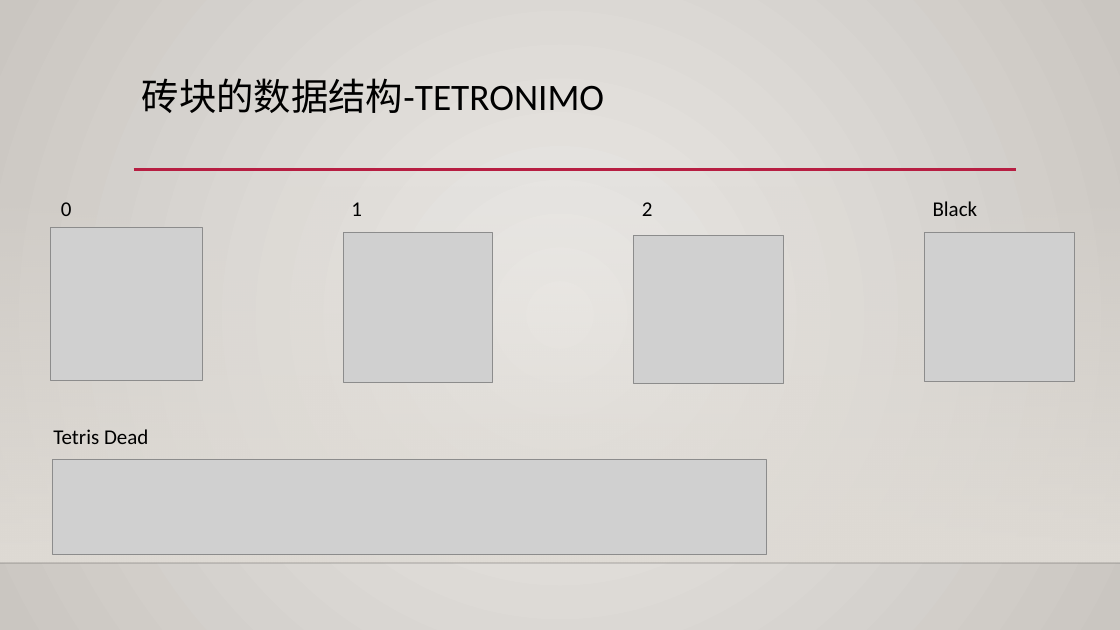
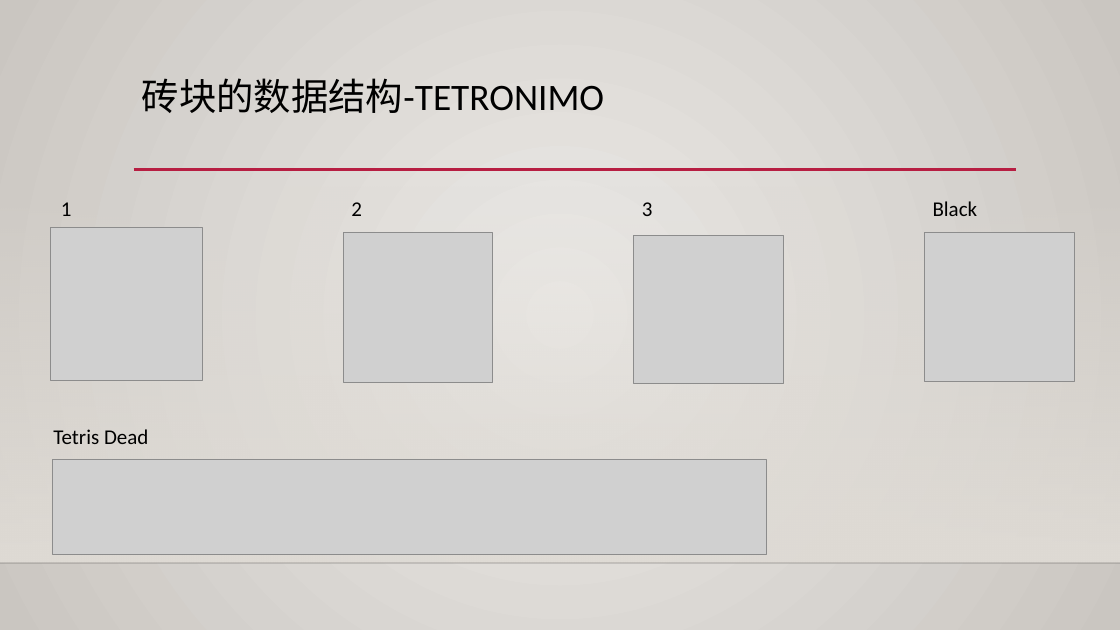
Before and after one commit to batermj/kids_coding_campaign, a slide deck: slide 8 of steam/technology/computer_sciences/programming_languages/scratch/season01/level03/lesson08/presentation_tetris_design2023apr16.pptx. Drawn at 1120x630 pixels with LibreOffice and Linux fonts; fonts in the diff are those of the drawing; grey boxes stand for pictures; background and template pictures are left out. Boxes give left, top, right and bottom in pixels: in the first picture for what was removed or moved away, otherwise in the second. Text is boxed around its words. In the diff, an @@ line names an element or a change of style, - is before the commit and + after.

Commit message:
presentation for lesson09

```diff
--- a/steam/technology/computer_sciences/programming_languages/scratch/season01/level03/lesson08/presentation_tetris_design2023apr16.pptx
+++ b/steam/technology/computer_sciences/programming_languages/scratch/season01/level03/lesson08/presentation_tetris_design2023apr16.pptx
@@ text at (61, 202, 72, 216): text changed @@
-0
+1
@@ text at (351, 202, 362, 216): text changed @@
-1
+2
@@ text at (642, 202, 653, 216): text changed @@
-2
+3
```
